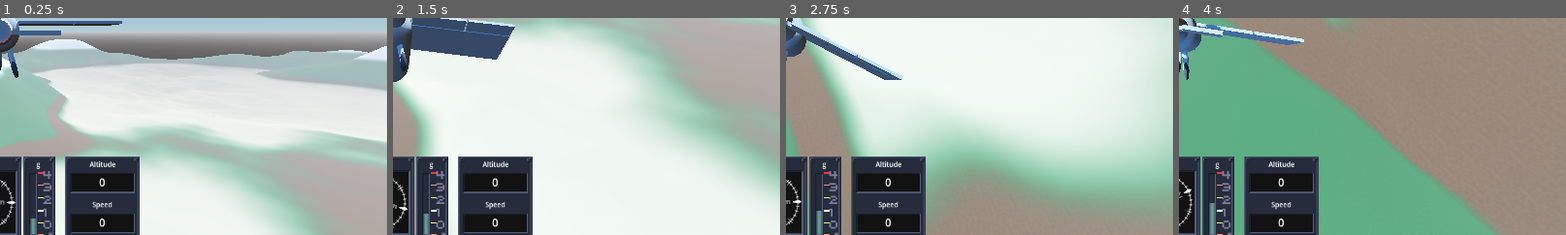
Above: before the commit, frames 1-4 (left to right).
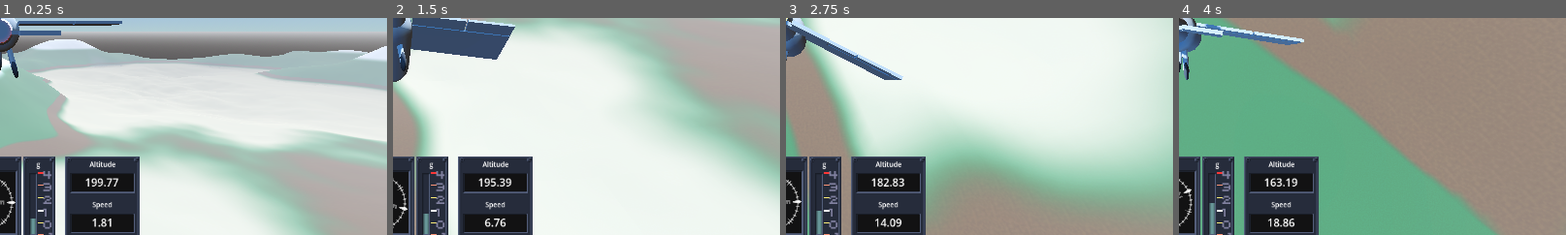
Above: after the commit, the same moments.

Repository: 100-Devs-1-Game/UndeadReckoning
Game: Godot game, scene res://Main.tscn
Same seed, same stepped clock (60 frames per second), same inputs: the game is played once before the commit and once after it. Sound files missing from this copy of the repository are replaced by a short silence.
Inputs:
- Up to frame 1 (0.25 s): no input
- Up to frame 2 (1.5 s): tap Enter at 0.5 s; hold D 0.53-1.28 s; tap Z at 0.6 s; tap Space at 0.77, 1.07 s; hold S from 1.28 s (still down); tap P at 1.35 s
- Up to frame 3 (2.75 s): tap Space at 1.52, 1.82 s; release S at 2.03 s; hold D from 2.03 s (still down); tap O at 2.1 s
- Up to frame 4 (4 s): release D at 2.78 s; hold W 2.78-3.53 s; tap F at 2.85 s; tap Space at 3.02, 3.32, 3.77 s; hold A from 3.53 s (still down); tap V at 3.6 s
The pictures show only the part of the screen within x 50-100%, y 47-97%; the shares and areas given below are measured in that part.

The runs differ from the first frame. In frame 1, 0.3% of the frame differs, in the area x 22-31%, y 73-97%; in frame 2, 0.4%; in frame 3, 0.4%; in frame 4, 0.4%.

Commit message:
Fix speed and altitude meter

Diff:
--- a/src/Main.tscn
+++ b/src/Main.tscn
@@ -139,6 +139,7 @@
 offset_right = 785.0
 offset_bottom = -11.0
 grow_vertical = 0
+AircraftNode = NodePath("../../Aircraft")
 
 [node name="RichTextLabel" type="RichTextLabel" parent="Interface"]
 layout_mode = 1
--- a/src/test/flat_terrain_test.tscn
+++ b/src/test/flat_terrain_test.tscn
@@ -151,6 +151,7 @@
 offset_right = 785.0
 offset_bottom = -11.0
 grow_vertical = 0
+AircraftNode = NodePath("../../Aircraft")
 
 [node name="RichTextLabel" type="RichTextLabel" parent="Interface"]
 layout_mode = 1
